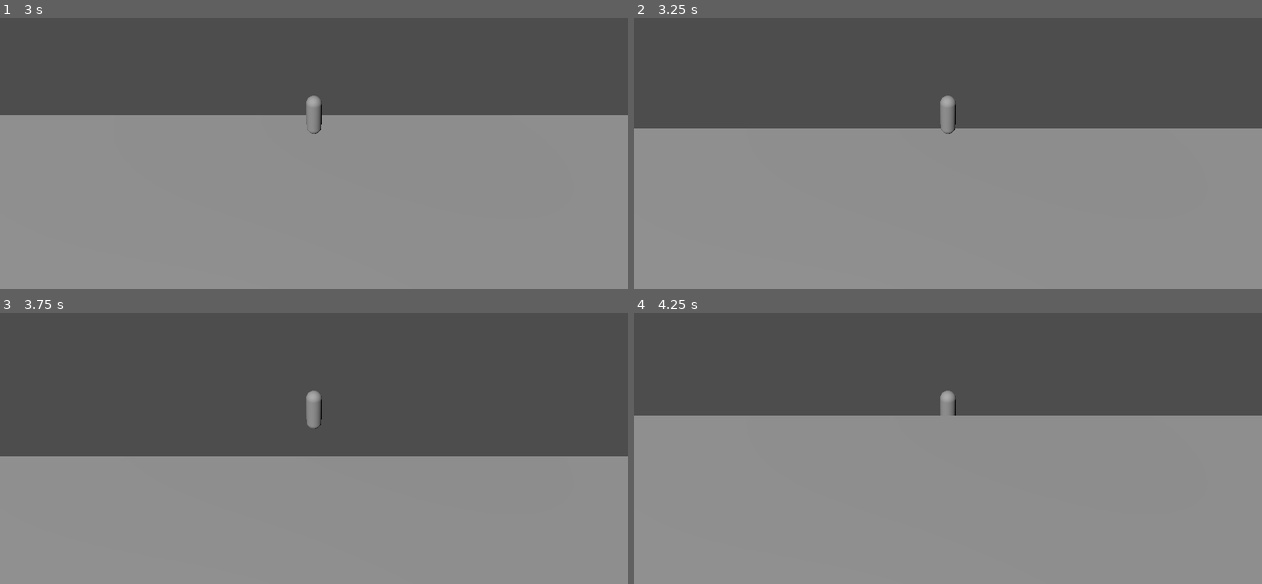
Above: before the commit, frames 1-4 (two rows, left to right).
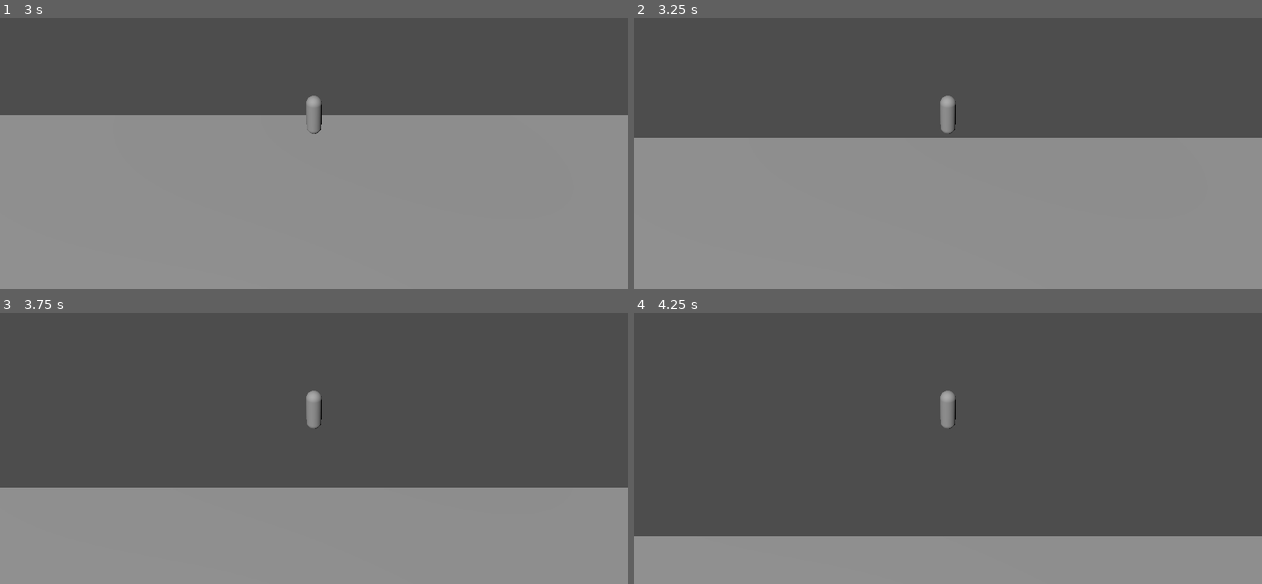
Above: after the commit, the same moments.

Repository: thegoatleroyjenkins/arpg-game
Game: Godot game, scene res://prototype3d/main_3d.tscn
The game is run twice, just before and just after one commit, with the same random seed, the same clock (stepped at 60 frames per second) and the same inputs. This scene is started directly instead of the project's main scene.
Inputs (mouse positions are in pixels of both pictures, inside the frame that each line leads up to):
- Up to frame 1 (3 s): tap Enter (ui_accept) at 0.5, 0.6, 0.77, 1.07, 1.52, 1.55, 1.82, 2, 2.3 s; move the mouse to (345, 110) at 0.52 s; hold W (move_up) from 0.53 s (still down); move the mouse to (282, 112) at 1.27 s; click (282, 112) at 1.35 s; move the mouse to (326, 107) at 2.02 s; tap Q (dash) at 2.1 s; move the mouse to (307, 118) at 2.77 s; tap Shift at 2.85 s
- Up to frame 2 (3.25 s): keep holding W (move_up); tap Enter (ui_accept) at 3.02, 3.05 s
- Up to frame 3 (3.75 s): keep holding W (move_up); tap Enter (ui_accept) at 3.32, 3.6 s; move the mouse to (357, 413) at 3.52 s
- Up to frame 4 (4.25 s): keep holding W (move_up); tap Enter (ui_accept) at 3.77, 4.07 s

Frame 1 is identical in both runs. In frame 2, 3.4% of the frame differs, in the area x 0-100%, y 40-45%; in frame 3, 12%; in frame 4, 44%, in the area x 0-100%, y 37-83%.

Commit message:
Add data-driven coyote time and jump buffering to 3D player

Diff:
--- a/prototype3d/player_3d.gd
+++ b/prototype3d/player_3d.gd
@@ -13,6 +13,8 @@
 var dash_cooldown_left: float = 0.0
 var stamina: float = 0.0
 var stamina_regen_delay_left: float = 0.0
+var coyote_time_left: float = 0.0
+var jump_buffer_left: float = 0.0
 
 func _ready() -> void:
 	look_target = global_position
@@ -27,13 +29,25 @@
 		Input.set_mouse_mode(Input.MOUSE_MODE_CAPTURED)
 
 func _physics_process(delta: float) -> void:
-	# Gravity
-	if not is_on_floor():
+	var was_on_floor := is_on_floor()
+
+	# Jump buffering gives more forgiving timing before landing.
+	if Input.is_action_just_pressed("ui_accept"):
+		jump_buffer_left = tuning.jump_buffer_time
+	else:
+		jump_buffer_left = max(0.0, jump_buffer_left - delta)
+
+	# Gravity + coyote time for forgiving jumps after stepping off ledges.
+	if was_on_floor:
+		coyote_time_left = tuning.coyote_time
+	else:
+		coyote_time_left = max(0.0, coyote_time_left - delta)
 		velocity.y -= tuning.gravity * delta
 
-	# Jump
-	if Input.is_action_just_pressed("ui_accept") and is_on_floor():
+	if jump_buffer_left > 0.0 and coyote_time_left > 0.0:
 		velocity.y = tuning.jump_velocity
+		jump_buffer_left = 0.0
+		coyote_time_left = 0.0
 
 	# Movement input
 	var input_vec := Vector2(
--- a/prototype3d/player_tuning_3d.gd
+++ b/prototype3d/player_tuning_3d.gd
@@ -5,6 +5,8 @@
 @export var sprint_multiplier: float = 1.6
 @export var jump_velocity: float = 4.5
 @export var gravity: float = 12.0
+@export var coyote_time: float = 0.12
+@export var jump_buffer_time: float = 0.12
 
 @export_group("Stamina")
 @export var max_stamina: float = 100.0
Not shown, changed: README.md
